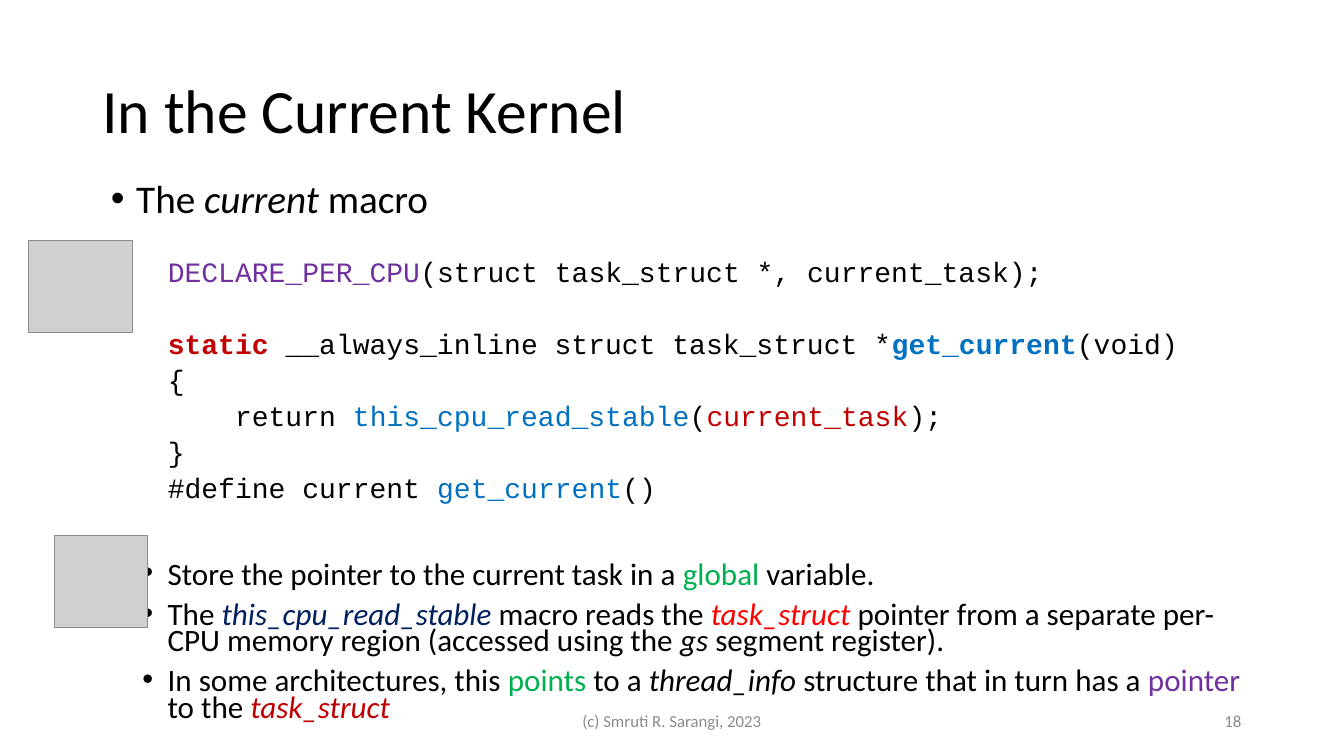
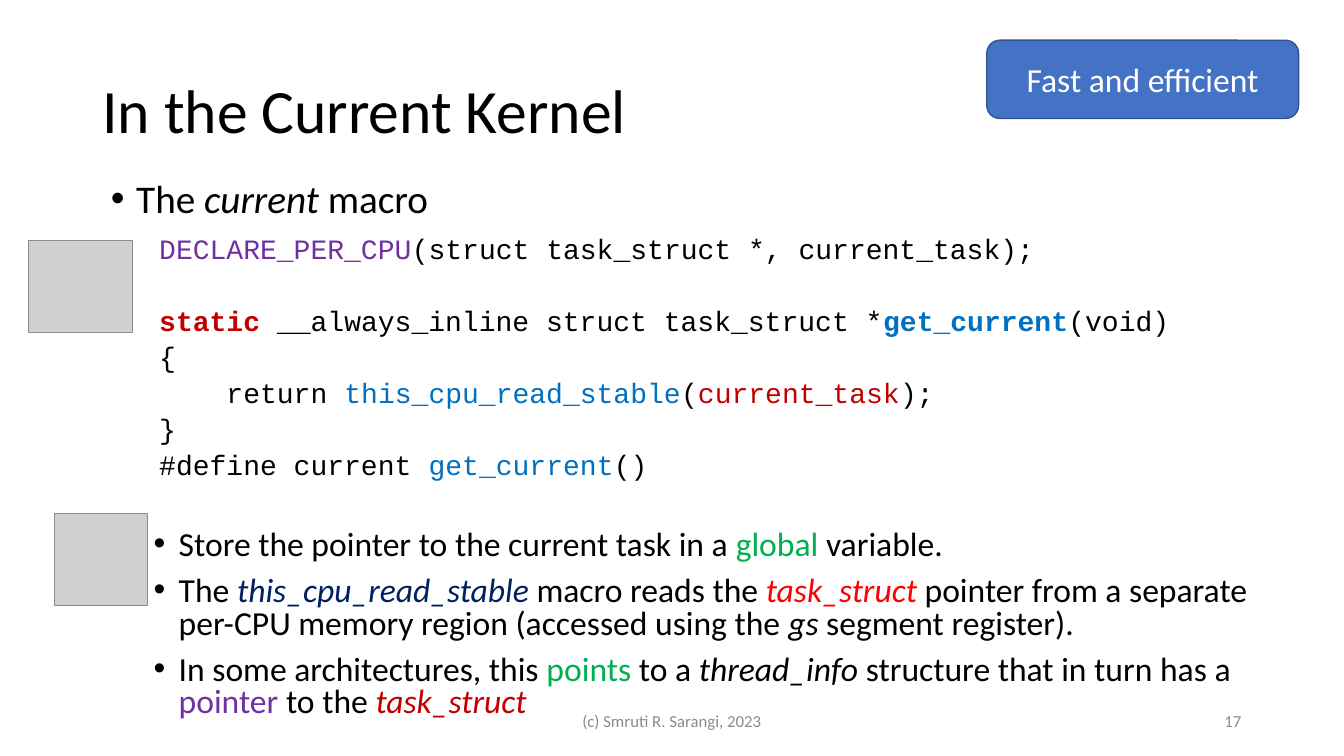
Before and after one commit to srsarangi/srsarangi.github.io, a slide deck: slide 17 of osbook/slides/3.processes.pptx (slide 18 before the commit). Drawn at 1344x756 pixels with LibreOffice and Linux fonts; fonts in the diff are those of the drawing; grey boxes stand for pictures. Boxes give left, top, right and bottom in pixels: in the first picture for what was removed or moved away, otherwise in the second. Text is boxed around its words. In the diff, an @@ line names an element or a change of style, - is before the commit and + after.

```diff
--- a/osbook/slides/3.processes.pptx
+++ b/osbook/slides/3.processes.pptx
@@ rounded rectangle added at <box>987,40,1299,119</box>, fill #4472C4, outline #325491 1 pt, 24 pt, text #FFFFFF @@
+Fast and efficient
@@ text "DECLARE_PER_CPU(struct task_struct *, current_task);": place and size @@
-text "DECLARE_PER_CPU(struct task_struct *, current_task);" at <box>168,262,1178,504</box>
+text "DECLARE_PER_CPU(struct task_struct *, current_task);" at <box>159,239,1170,481</box>
@@ picture: place and size @@
-picture at <box>54,535,147,628</box>
+picture at <box>54,513,147,606</box>
@@ text "Store the pointer to the ...": place and size @@
-text "Store the pointer to the ..." at <box>168,563,1240,722</box>
+text "Store the pointer to the ..." at <box>179,532,1247,719</box>
@@ text "Store the pointer to the ..." at <box>179,532,1247,719</box>: size 22.2 to 24 pt; line spacing 0.7 to 0.8 @@
@@ page number at <box>1224,716,1241,727</box>: text changed @@
-18
+17
```
Also in this commit, not shown: 24 other slides changed, 4 slides added, 1 slide removed, 6 other files.
